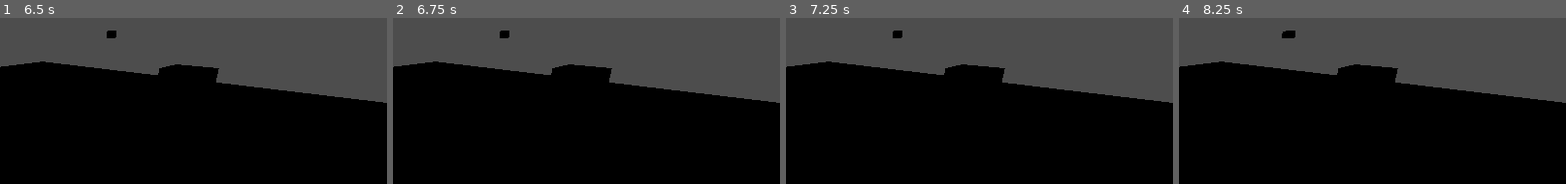
Above: before the commit, frames 1-4 (left to right).
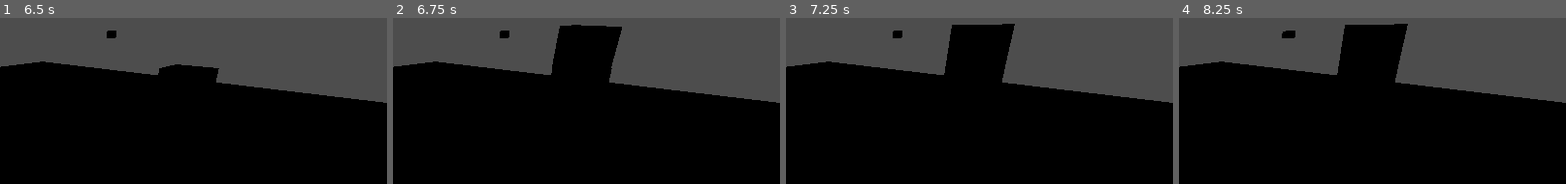
Above: after the commit, the same moments.

Repository: wan-andrea/xmasgamejam25
Game: Godot game, scene res://Scenes/main.tscn
Same seed, same stepped clock (60 frames per second), same inputs: the game is played once before the commit and once after it.
Inputs (mouse positions are % of the whole screen's width and height, from its top left):
- Up to frame 1 (6.5 s): tap Enter at 0.5, 2, 3.5 s; move the mouse to (72, 28) at 0.52 s; click (72, 28) at 0.67 s; tap Space at 1.25, 2.75, 4.25 s; move the mouse to (30, 41) at 1.27 s; click (30, 41) at 1.42 s; move the mouse to (60, 6) at 2.02 s; click (60, 6) at 2.17 s; move the mouse to (45, 61) at 2.77 s; click (45, 61) at 2.92 s; move the mouse to (80, 54) at 3.52 s; click (80, 54) at 3.67 s; move the mouse to (20, 15) at 4.27 s; click (20, 15) at 4.42 s; move the mouse to (55, 35) at 5.02 s; click (55, 35) at 5.17 s; move the mouse to (35, 2) at 5.77 s; click (35, 2) at 5.92 s
- Up to frame 2 (6.75 s): move the mouse to (72, 28) at 6.52 s; click (72, 28) at 6.67 s
- Up to frame 3 (7.25 s): no input
- Up to frame 4 (8.25 s): move the mouse to (30, 41) at 7.27 s; click (30, 41) at 7.42 s; move the mouse to (60, 6) at 8.02 s; click (60, 6) at 8.17 s
The pictures show only the part of the screen within x 46-96%, y 0-50%; the shares and areas given below are measured in that part.

Frame 1 is identical in both runs. In frame 2, 3.9% of the frame differs, in the area x 41-60%, y 4-31%; in frame 3, 4.0%; in frame 4, 4.0%, in the area x 41-60%, y 3-31%.

Commit message:
Added wall stacking

Diff:
--- a/winter_game/Scenes/main.tscn
+++ b/winter_game/Scenes/main.tscn
@@ -8,7 +8,6 @@
 transform = Transform3D(1.00178, 0, 0, 0, 1.00178, 0, 0, 0, 1.00178, 0, 0, 0)
 script = ExtResource("1_jjgbg")
 wall_1x1 = ExtResource("2_bo1nx")
-wall_2x1 = ExtResource("2_bo1nx")
 
 [node name="Camera3D" type="Camera3D" parent="."]
 transform = Transform3D(0.683013, -0.258819, 0.683013, -0.00623603, 0.933013, 0.359789, -0.73038, -0.25, 0.635646, 2, 2, 2)
--- a/winter_game/Scripts/World_Controller.gd
+++ b/winter_game/Scripts/World_Controller.gd
@@ -3,11 +3,13 @@
 @export var cell_size: float = 1.0
 @export var wall_1x1: PackedScene
 @export var wall_2x1: PackedScene
+@export var wall_height: float = 1.0
 
 @onready var camera: Camera3D = $Camera3D
 @onready var wall_container: Node3D = $WallContainer
 
-var occupied_cells := {} # Dictionary<Vector2i, bool>
+# Vector2i -> Array[Node3D]
+var occupied_cells := {}
 
 func _input(event):
 	if event is InputEventMouseButton and event.pressed:
@@ -16,9 +18,12 @@
 		elif event.button_index == MOUSE_BUTTON_RIGHT:
 			_try_place_wall(2) # 2x1 wall
 
+# --------------------------------------------------
+# PLACEMENT ENTRY
+# --------------------------------------------------
+
 func _try_place_wall(length_in_cells: int):
 	var grid_pos := _get_mouse_grid_position()
-	print(grid_pos)
 	if grid_pos == null:
 		return
 
@@ -26,6 +31,10 @@
 		return
 
 	_place_wall(grid_pos, length_in_cells)
+
+# --------------------------------------------------
+# GRID RAYCAST
+# --------------------------------------------------
 
 func _get_mouse_grid_position() -> Vector2i:
 	var mouse_pos := get_viewport().get_mouse_position()
@@ -44,23 +53,40 @@
 		return Vector2i.ZERO
 
 	var world_pos: Vector3 = result.position
-
 	var x := int(floor(world_pos.x / cell_size))
 	var z := int(floor(world_pos.z / cell_size))
 
 	return Vector2i(x, z)
 
+# --------------------------------------------------
+# STACK-AWARE GRID LOGIC
+# --------------------------------------------------
+
 func _can_place(start: Vector2i, length: int) -> bool:
+	# Determine the height this wall would be placed at
+	var target_height := _get_stack_height(start)
+
+	# All cells must exist at the SAME height
 	for i in length:
 		var cell := Vector2i(start.x + i, start.y)
-		if occupied_cells.has(cell):
+		if _get_stack_height(cell) != target_height:
 			return false
+
 	return true
 
-func _occupy_cells(start: Vector2i, length: int):
-	for i in length:
-		var cell := Vector2i(start.x + i, start.y)
-		occupied_cells[cell] = true
+func _get_stack_height(cell: Vector2i) -> int:
+	if not occupied_cells.has(cell):
+		return 0
+	return occupied_cells[cell].size()
+
+func _ensure_cell_stack(cell: Vector2i) -> Array:
+	if not occupied_cells.has(cell):
+		occupied_cells[cell] = []
+	return occupied_cells[cell]
+
+# --------------------------------------------------
+# WALL SPAWNING
+# --------------------------------------------------
 
 func _place_wall(start: Vector2i, length: int):
 	var scene := wall_1x1 if length == 1 else wall_2x1
@@ -71,10 +97,16 @@
 	var wall: Node3D = scene.instantiate()
 	wall_container.add_child(wall)
 
-	# World position (bottom-left aligned)
+	var height_index := _get_stack_height(start)
+	var y := height_index * wall_height
+
 	var world_x := (start.x + length * 0.5) * cell_size
 	var world_z := (start.y + 0.5) * cell_size
 
-	wall.global_position = Vector3(world_x, 0.0, world_z)
+	wall.global_position = Vector3(world_x, y, world_z)
 
-	_occupy_cells(start, length)
+	# Occupy all cells at this height
+	for i in length:
+		var cell := Vector2i(start.x + i, start.y)
+		var stack := _ensure_cell_stack(cell)
+		stack.append(wall)
